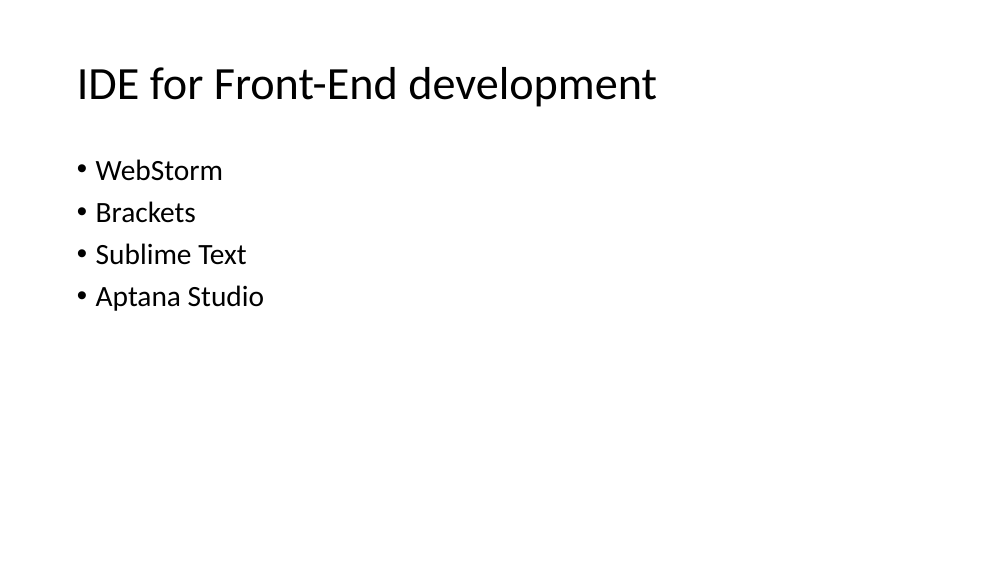
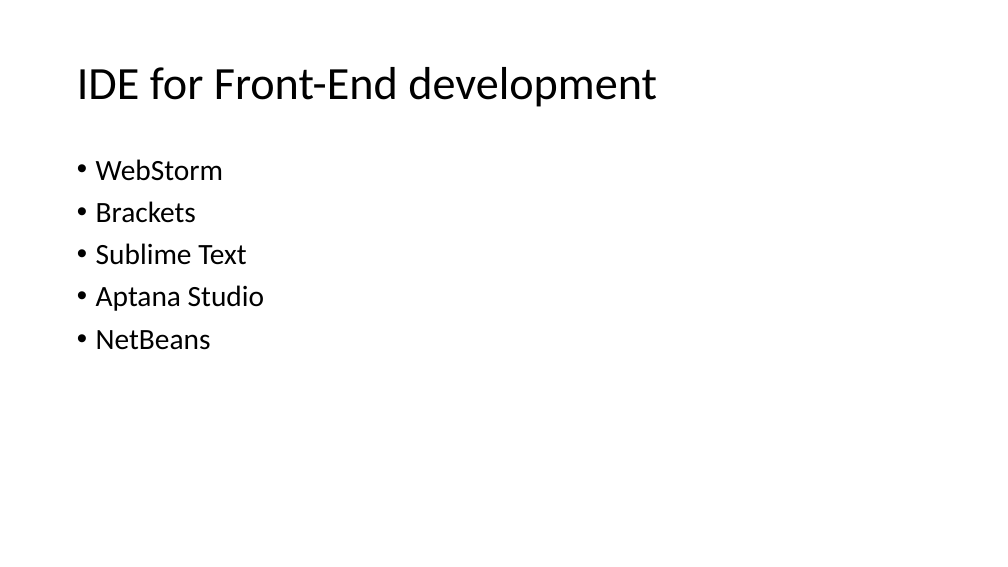
Before and after one commit to artuste/angularjs-json, a slide deck: slide 15 of doc/Presentation_Front_End.pptx. Drawn at 1008x567 pixels with LibreOffice and Linux fonts; fonts in the diff are those of the drawing; background and template pictures are left out. Boxes give left, top, right and bottom in pixels: in the first picture for what was removed or moved away, otherwise in the second. Text is boxed around its words. In the diff, an @@ line names an element or a change of style, - is before the commit and + after.

```diff
--- a/doc/Presentation_Front_End.pptx
+++ b/doc/Presentation_Front_End.pptx
@@ text at <box>96,330,211,350</box>: paragraph added @@
+• NetBeans
```
Also in this commit, not shown: 1 other slide changed, 1 slide removed.
